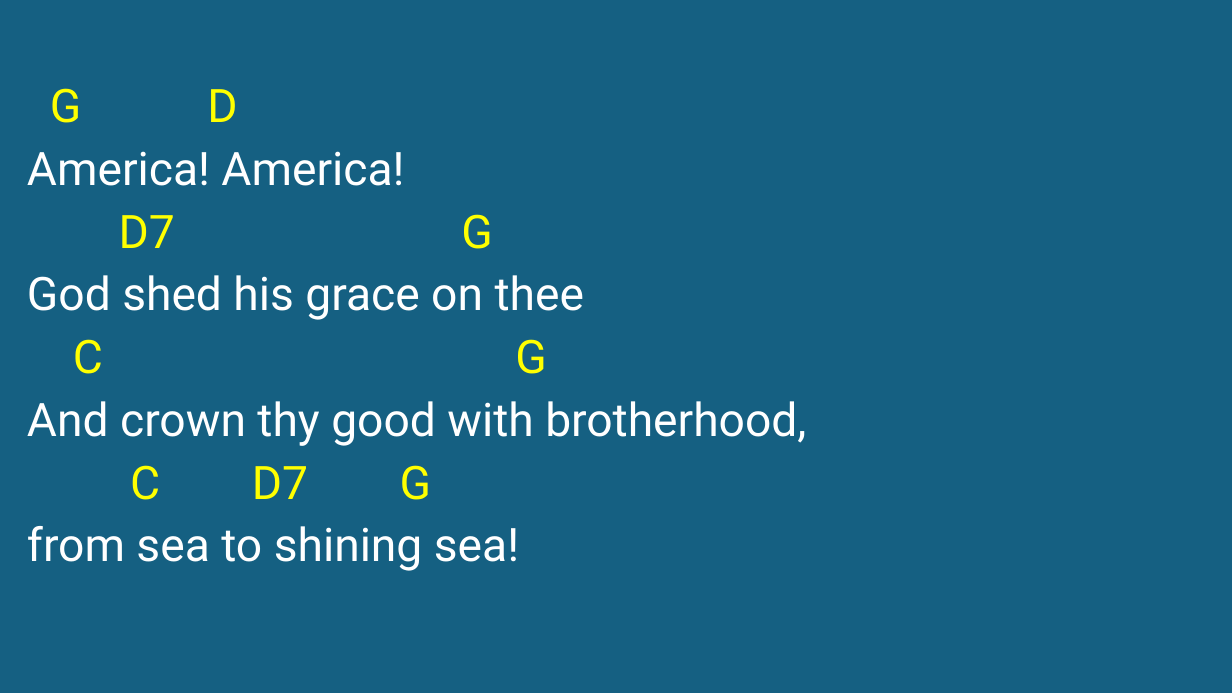
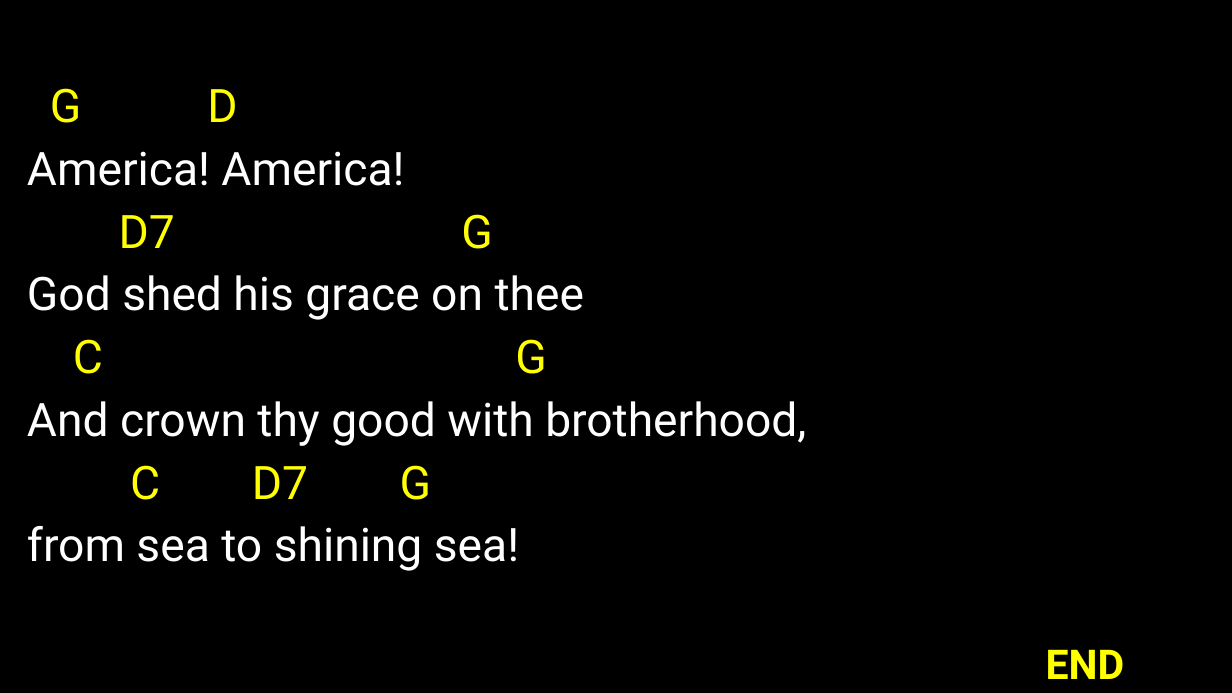
Before and after one commit to kendall412/worship, a slide deck: slide 7 of America The Beautiful-CH.pptx. Drawn at 1232x693 pixels with LibreOffice and Linux fonts; fonts in the diff are those of the drawing. Boxes give left, top, right and bottom in pixels: in the first picture for what was removed or moved away, otherwise in the second. Text is boxed around its words. In the diff, an @@ line names an element or a change of style, - is before the commit and + after.

```diff
--- a/America The Beautiful-CH.pptx
+++ b/America The Beautiful-CH.pptx
@@ background #156082 to #000000 @@
@@ text added at bbox=[1046, 649, 1125, 679], 32 pt, text #FFFF00, bold @@
+END
```
Also in this commit, not shown: 2 other slides changed, 2 slides removed, 18 other files.
